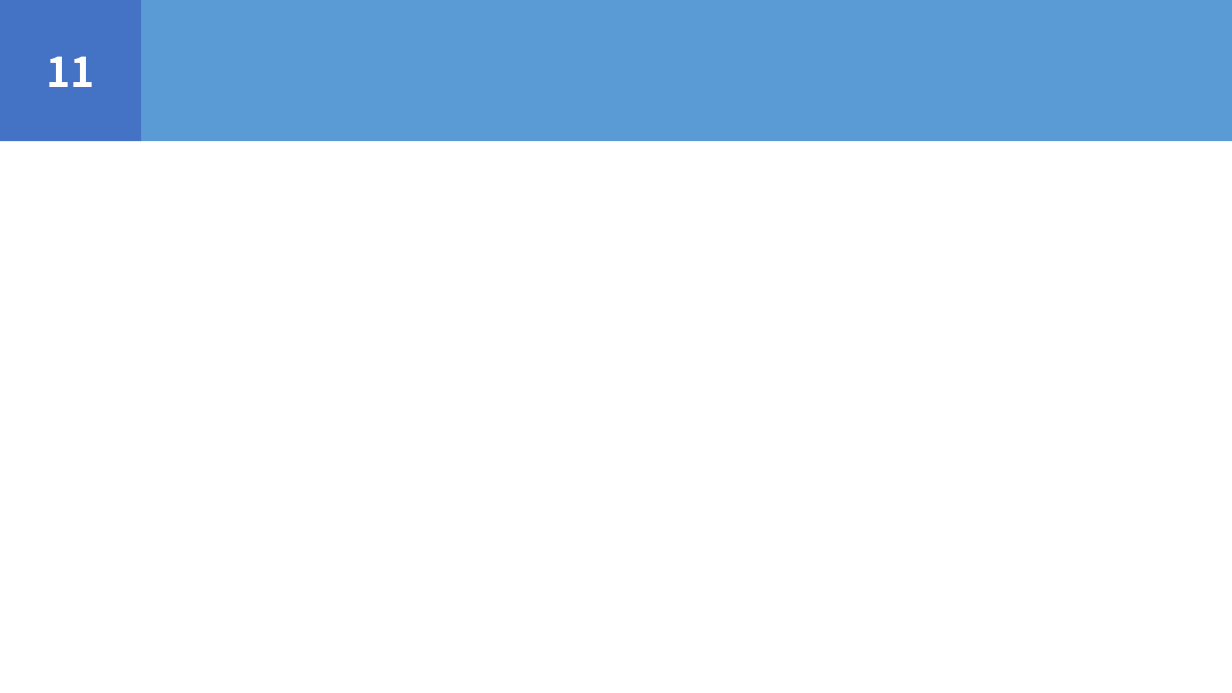
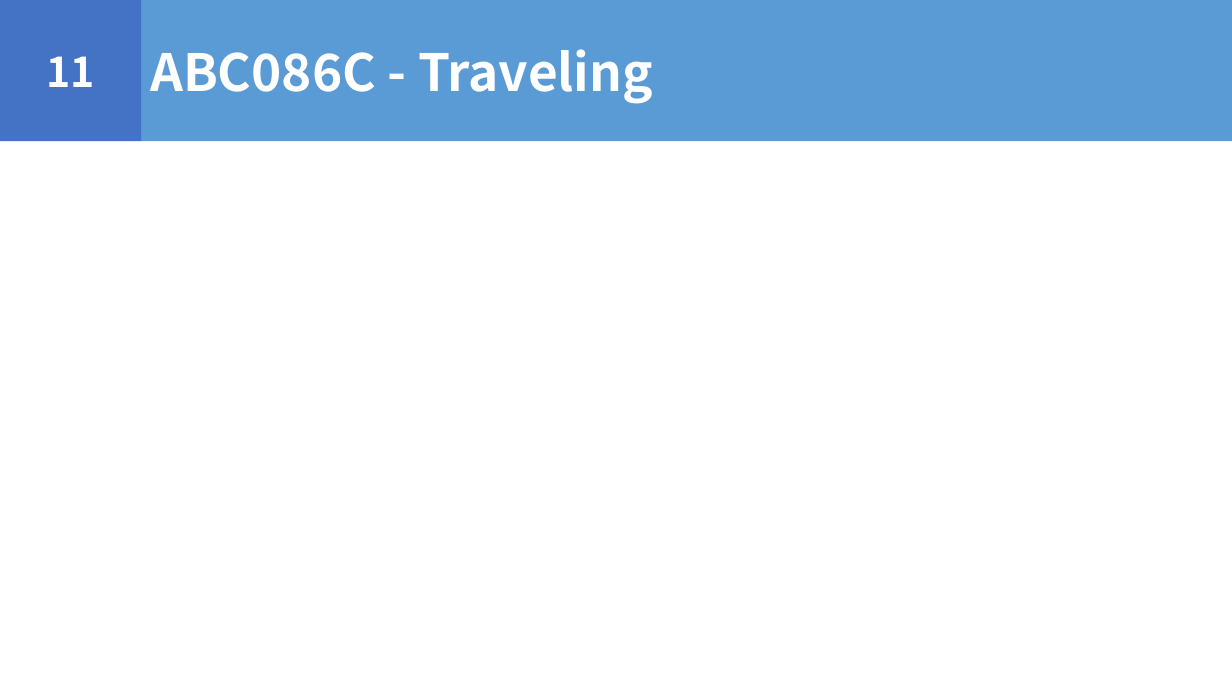
Before and after one commit to igeeeeee/triC_AtCoder_Beginners_Selection, a slide deck: slide 57 of ABS_勉強会.pptx. Drawn at 1232x693 pixels with LibreOffice and Linux fonts; fonts in the diff are those of the drawing. Boxes give left, top, right and bottom in pixels: in the first picture for what was removed or moved away, otherwise in the second. Text is boxed around its words. In the diff, an @@ line names an element or a change of style, - is before the commit and + after.

```diff
--- a/ABS_勉強会.pptx
+++ b/ABS_勉強会.pptx
@@ text in rectangle at (150,49,653,104): text added @@
+ABC086C - Traveling
```
Also in this commit, not shown: 30 other files.
